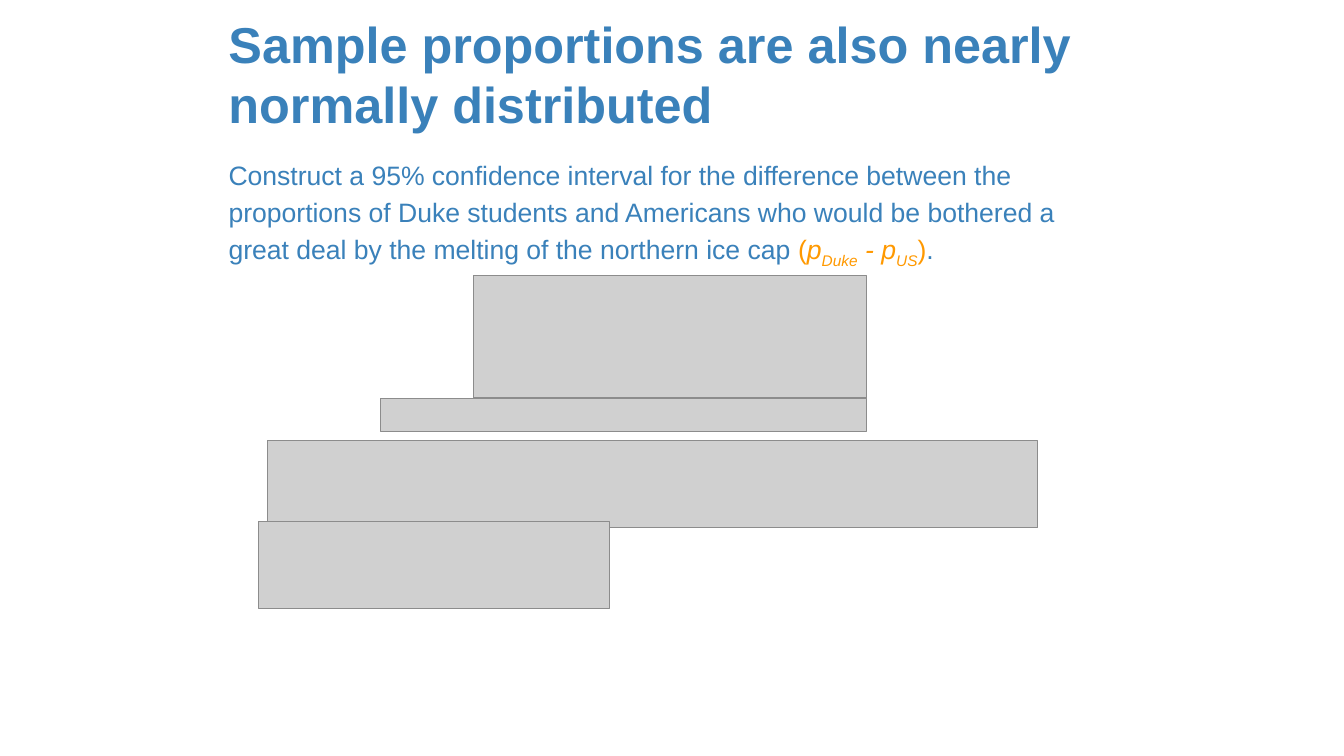
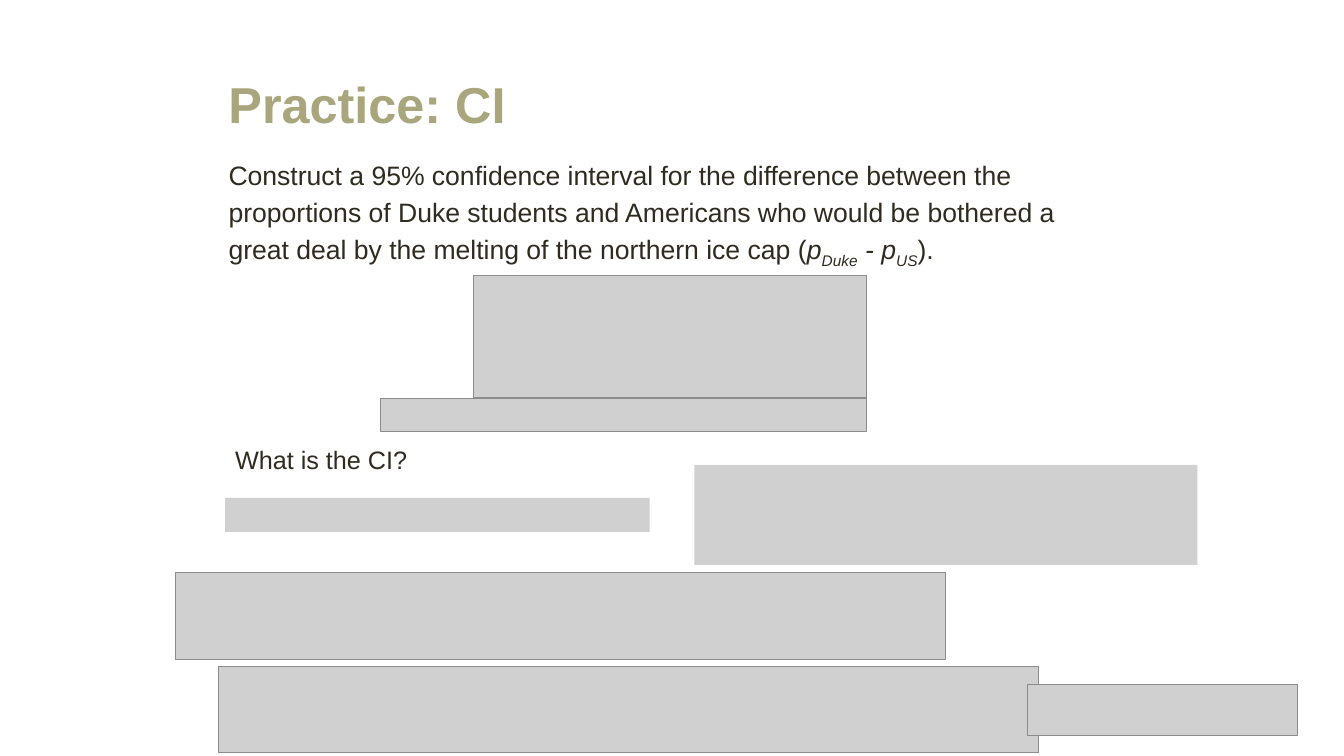
Before and after one commit to amosca01/MATH108-F23, a slide deck: slide 21 of slides/16-difference-two-proportions.pptx. Drawn at 1344x756 pixels with LibreOffice and Linux fonts; fonts in the diff are those of the drawing; grey boxes stand for pictures. Boxes give left, top, right and bottom in pixels: in the first picture for what was removed or moved away, otherwise in the second. Text is boxed around its words. In the diff, an @@ line names an element or a change of style, - is before the commit and + after.

```diff
--- a/slides/16-difference-two-proportions.pptx
+++ b/slides/16-difference-two-proportions.pptx
@@ title at (x1=228, y1=86, x2=505, y2=124): text changed; text colour #3A81BA to #A9A57C @@
-Sample proportions are also nearly normally distributed
+Practice: CI
@@ text "Construct a 95% confidence interval ..." at (x1=229, y1=165, x2=1055, y2=264): text colour #3A81BA to #2F2B20; text colour #FF9900 to #2F2B20 in "(pDuke - pUS)." @@
@@ text added at (x1=235, y1=450, x2=407, y2=470), 18 pt, text #2F2B20 @@
+What is the CI?
@@ picture added at (x1=695, y1=465, x2=1198, y2=565) @@
@@ picture added at (x1=225, y1=498, x2=649, y2=532) @@
@@ picture moved from (x1=268, y1=441, x2=1038, y2=528) to (x1=176, y1=573, x2=947, y2=660) @@
@@ picture resized from (x1=258, y1=522, x2=610, y2=609) to (x1=219, y1=666, x2=1040, y2=753) @@
@@ picture added at (x1=1028, y1=685, x2=1299, y2=736) @@
```
Also in this commit, not shown: 42 other slides changed, 6 slides added, 5 slides removed, 6 other files.
